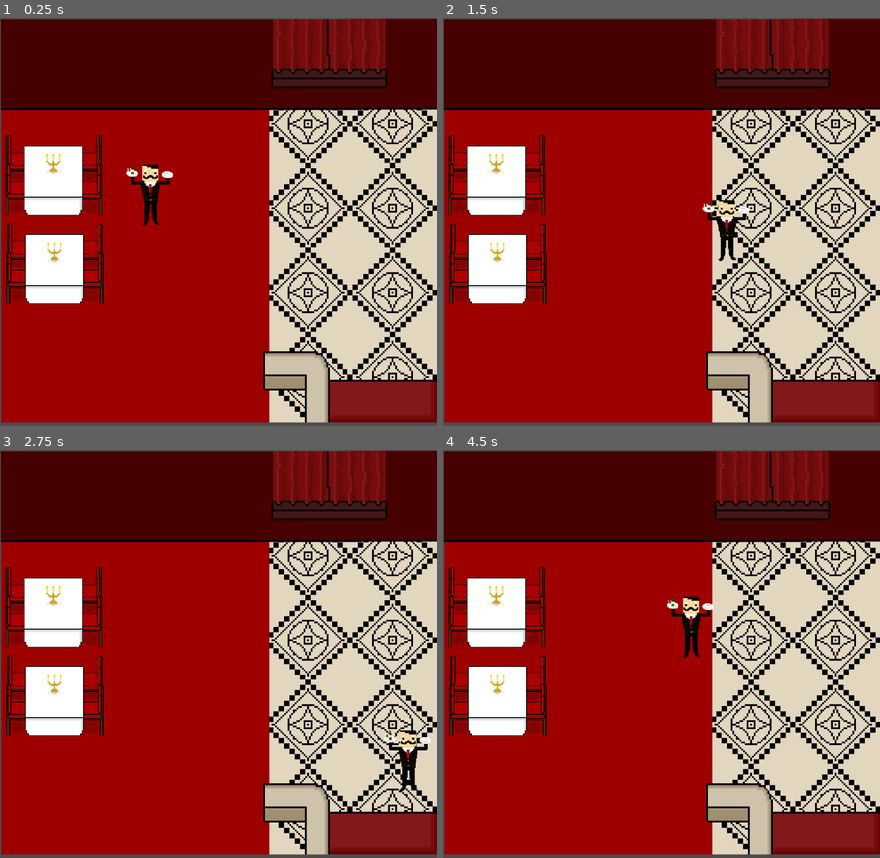
Above: before the commit, frames 1-4 (two rows, left to right).
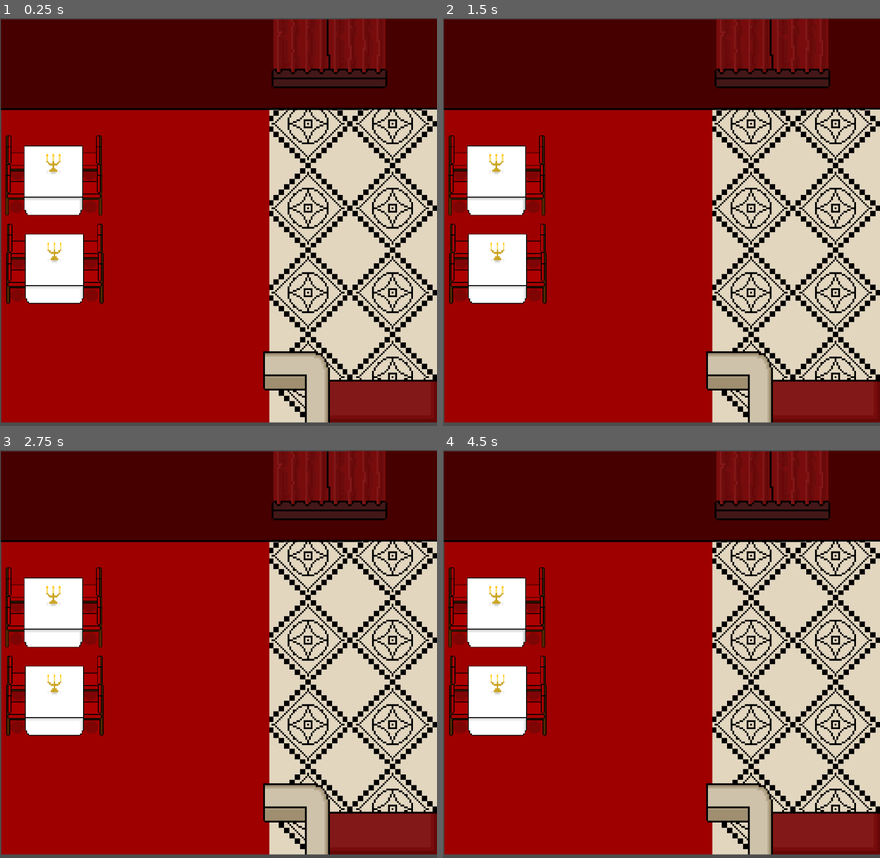
Above: after the commit, the same moments.

Repository: vulcanphoenix/Dine-Hard
Game: Godot game, scene res://Sprites/world/world.tscn
Two runs of this game, one before a commit and one after it. Both use one fixed random seed, a clock stepped at 60 frames per second and the inputs below. Before the commit the project starts from res://world/world.tscn.
Inputs:
- Up to frame 1 (0.25 s): no input
- Up to frame 2 (1.5 s): tap Enter at 0.5 s; hold D (right) 0.53-1.28 s; hold S (down) from 1.28 s (still down)
- Up to frame 3 (2.75 s): release S (down) at 2.03 s; hold D (right) from 2.03 s (still down)
- Up to frame 4 (4.5 s): release D (right) at 2.78 s; hold W (up) 2.78-3.53 s; hold A (left) from 3.53 s (still down)

The runs differ from the first frame. In frame 1, 0.8% of the frame differs, in the area x 1-40%, y 35-71%; in frame 2, 0.7%; in frame 3, 0.7%; in frame 4, 0.8%, in the area x 1-62%, y 35-71%.

Commit message:
Finished hitoxes working on customer spawn

Diff:
--- a/Player/player.gd
+++ /dev/null
@@ -1,7 +0,0 @@
-extends CharacterBody2D
-var speed = 400
-func _physics_process(delta):
-	var direction = Input.get_vector( "left", "right", "up", "down")
-	velocity = direction * speed
-
-	move_and_slide()
--- a/Player/player.tscn
+++ b/Sprites/player/player.tscn
@@ -1,13 +1,22 @@
-[gd_scene load_steps=4 format=3 uid="uid://bsmxgjxgnplyp"]
+[gd_scene load_steps=4 format=3 uid="uid://b2w8lm5xe01w"]
 
-[ext_resource type="Texture2D" uid="uid://cfpox4k6arxtj" path="res://Sprites/sprite_0.png" id="1_l8h54"]
-[ext_resource type="Script" uid="uid://dkfkm8reeehmf" path="res://Player/player.gd" id="2_4ntmi"]
+[ext_resource type="Texture2D" uid="uid://cfpox4k6arxtj" path="res://Sprites/player/sprite_0.png" id="1_aaof1"]
+
+[sub_resource type="GDScript" id="GDScript_db72c"]
+script/source = "extends CharacterBody2D
+var speed = 400
+func _physics_process(delta):
+	var direction = Input.get_vector( \"left\", \"right\", \"up\", \"down\")
+	velocity = direction * speed
+
+	move_and_slide()
+"
 
 [sub_resource type="SpriteFrames" id="SpriteFrames_4ntmi"]
 animations = [{
 "frames": [{
 "duration": 1.0,
-"texture": ExtResource("1_l8h54")
+"texture": ExtResource("1_aaof1")
 }],
 "loop": true,
 "name": &"default",
@@ -15,8 +24,7 @@
 }]
 
 [node name="CharacterBody2D" type="CharacterBody2D"]
-position = Vector2(610, 331)
-script = ExtResource("2_4ntmi")
+script = SubResource("GDScript_db72c")
 
 [node name="AnimatedSprite2D" type="AnimatedSprite2D" parent="."]
 position = Vector2(1, -1)
--- a/world/world.tscn
+++ b/Sprites/world/world.tscn
@@ -1,10 +1,9 @@
-[gd_scene load_steps=16 format=4 uid="uid://bbpoj0lm0sg5p"]
+[gd_scene load_steps=15 format=4 uid="uid://bbpoj0lm0sg5p"]
 
-[ext_resource type="Texture2D" uid="uid://dg2rkiamm2e3w" path="res://world/Tables/New Piskel-1.png.png" id="1_4717r"]
-[ext_resource type="Texture2D" uid="uid://bih7lhv6krtd5" path="res://world/Tiles/New Piskel (1) (6).png" id="1_h5o24"]
-[ext_resource type="Texture2D" uid="uid://bxnowhrju4y8u" path="res://world/Tables/New Piskel-2.png.png" id="2_h5o24"]
-[ext_resource type="Texture2D" uid="uid://cgjwja0uhb8mt" path="res://world/Tables/New Piskel-3.png.png" id="3_mmdvd"]
-[ext_resource type="PackedScene" uid="uid://bsmxgjxgnplyp" path="res://Player/player.tscn" id="5_mmdvd"]
+[ext_resource type="Texture2D" uid="uid://dg2rkiamm2e3w" path="res://Sprites/world/Tables/New Piskel-1.png.png" id="1_4717r"]
+[ext_resource type="Texture2D" uid="uid://bih7lhv6krtd5" path="res://Sprites/world/Tiles/New Piskel (1) (6).png" id="1_h5o24"]
+[ext_resource type="Texture2D" uid="uid://bxnowhrju4y8u" path="res://Sprites/world/Tables/New Piskel-2.png.png" id="2_h5o24"]
+[ext_resource type="Texture2D" uid="uid://cgjwja0uhb8mt" path="res://Sprites/world/Tables/New Piskel-3.png.png" id="3_mmdvd"]
 
 [sub_resource type="TileSetAtlasSource" id="TileSetAtlasSource_mmdvd"]
 texture = ExtResource("1_h5o24")
@@ -122,35 +121,46 @@
 tile_map_data = PackedByteArray("AAAuAAUAAAAFAQUAAAAlAAUAAADSAAUAAAAuACoAAABsAAUAAAAkACoAAAA4AAUAAAA=")
 tile_set = SubResource("TileSet_ov2xu")
 
-[node name="Table-41" type="Area2D" parent="."]
-position = Vector2(409, 256)
+[node name="Table-41" type="StaticBody2D" parent="."]
+position = Vector2(112, 262)
 scale = Vector2(1.75, 1.75)
 
 [node name="AnimatedSprite2D" type="AnimatedSprite2D" parent="Table-41"]
-position = Vector2(-162.857, 170.286)
+position = Vector2(6.8573, 166.857)
 sprite_frames = SubResource("SpriteFrames_fn3g3")
 animation = &"clean_table"
 
 [node name="CollisionPolygon2D" type="CollisionPolygon2D" parent="Table-41"]
+position = Vector2(169.714, -3.42857)
 polygon = PackedVector2Array(-223.429, 131.429, -102.286, 131.429, -101.143, 197.143, -225.714, 197.143)
 
-[node name="Table-40" type="Area2D" parent="."]
+[node name="Table-40" type="StaticBody2D" parent="."]
 position = Vector2(112, 262)
 scale = Vector2(1.75, 1.75)
 
 [node name="AnimatedSprite2D" type="AnimatedSprite2D" parent="Table-40"]
-position = Vector2(5.71428, 53.1429)
+position = Vector2(5.71429, 53.1429)
 sprite_frames = SubResource("SpriteFrames_fn3g3")
 animation = &"clean_table"
 
 [node name="CollisionPolygon2D" type="CollisionPolygon2D" parent="Table-40"]
 polygon = PackedVector2Array(66.8571, 80.5714, -56.5714, 80.5714, -56, 14.8571, 66.2857, 14.8571)
 
-[node name="CollisionHolder" type="Area2D" parent="."]
+[node name="North Wall Collision" type="StaticBody2D" parent="."]
 
-[node name="CollisionShape2D" type="CollisionShape2D" parent="CollisionHolder"]
+[node name="North wall" type="CollisionShape2D" parent="North Wall Collision"]
 position = Vector2(494.5, 143.5)
 shape = SubResource("RectangleShape2D_mad0u")
 
-[node name="CharacterBody2D" parent="." instance=ExtResource("5_mmdvd")]
-position = Vector2(337, 399)
+[node name="CharacterBody2D" parent="."]
+_import_path = NodePath("")
+unique_name_in_owner = false
+process_mode = 0
+process_priority = 0
+process_physics_priority = 0
+process_thread_group = 0
+physics_interpolation_mode = 0
+auto_translate_mode = 0
+editor_description = ""
+position = Vector2(468, 386)
+script = null
Not shown, removed: Player/player.gd.uid
Binary file added: Sprites/customers/Sprite-Sheets/Player-Base/Idle-Change.png
Not shown, changed: Sprites/customers/Sprite-Sheets/Player-Base/Idle-Change.png.import
Binary file added: Sprites/customers/Sprite-Sheets/Player-Base/Idle.png
Not shown, added: Sprites/customers/Sprite-Sheets/Player-Base/Idle.png.import
Binary file added: Sprites/customers/Sprite-Sheets/Player-Base/Walking-Sheet-Change.png
Not shown, added: Sprites/customers/Sprite-Sheets/Player-Base/Walking-Sheet-Change.png.import
Binary file added: Sprites/customers/Sprite-Sheets/Player-Base/Walking-Sheet.PNG
Not shown, added: Sprites/customers/Sprite-Sheets/Player-Base/Walking-Sheet.PNG.import
Binary file added: Sprites/customers/Sprite-Sheets/Player-Clothes/Jeans_Belt.png
Not shown, changed: Sprites/customers/Sprite-Sheets/Player-Clothes/Jeans_Belt.png.import
Binary file added: Sprites/customers/Sprite-Sheets/Player-Clothes/TankTop_Idle.png
(and 41 more such lines)
